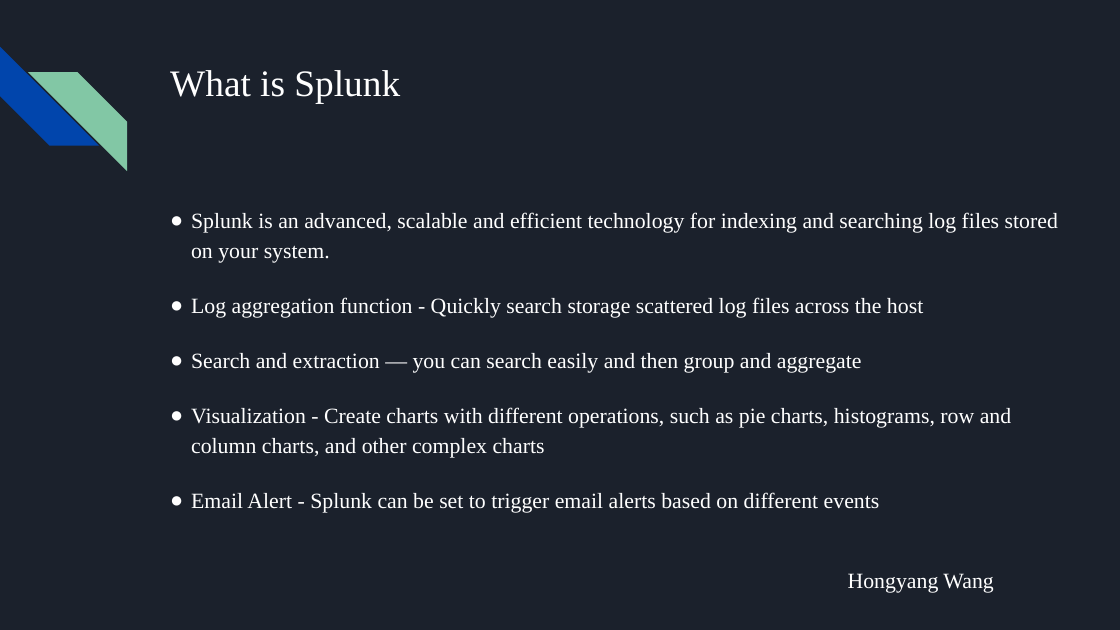
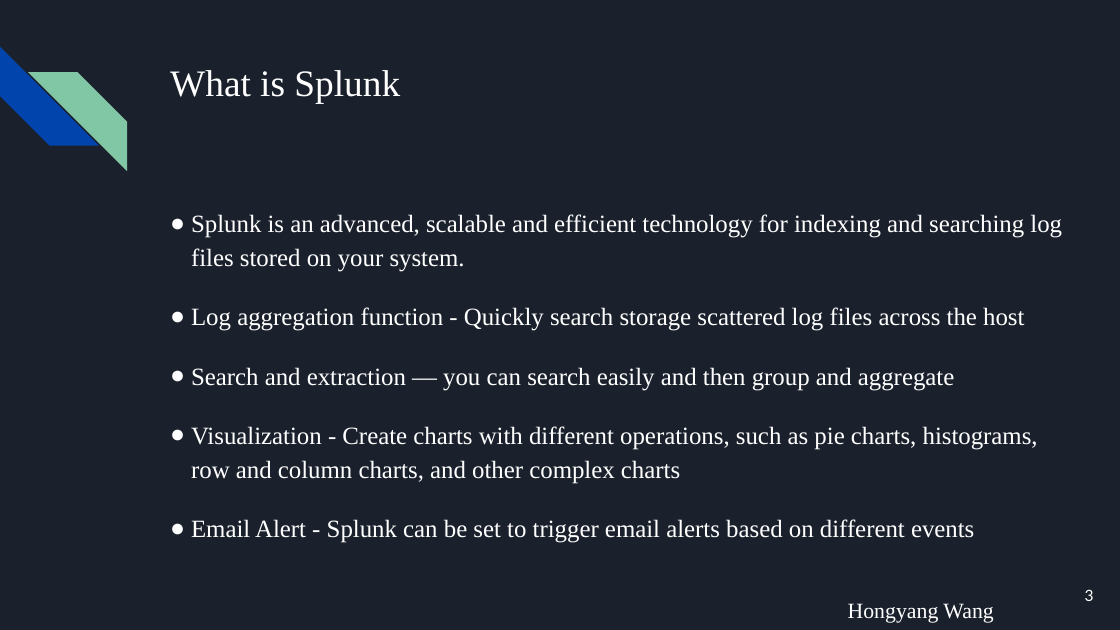
Before and after one commit to VSMDURGAPRASAD/splunk-project, a slide deck: slide 3 of docs/Splunk.pptx. Drawn at 1120x630 pixels with LibreOffice and Linux fonts; fonts in the diff are those of the drawing. Boxes give left, top, right and bottom in pixels: in the first picture for what was removed or moved away, otherwise in the second. Text is boxed around its words. In the diff, an @@ line names an element or a change of style, - is before the commit and + after.

Commit message:
Updated slides with Page alienation and Formatting

```diff
--- a/docs/Splunk.pptx
+++ b/docs/Splunk.pptx
@@ text at box(191, 214, 1062, 543): size 14 to 16 pt @@
@@ page number added at box(1085, 589, 1094, 601), 10 pt, text #FFFFFF @@
+3
```
Also in this commit, not shown: 17 other slides changed.
